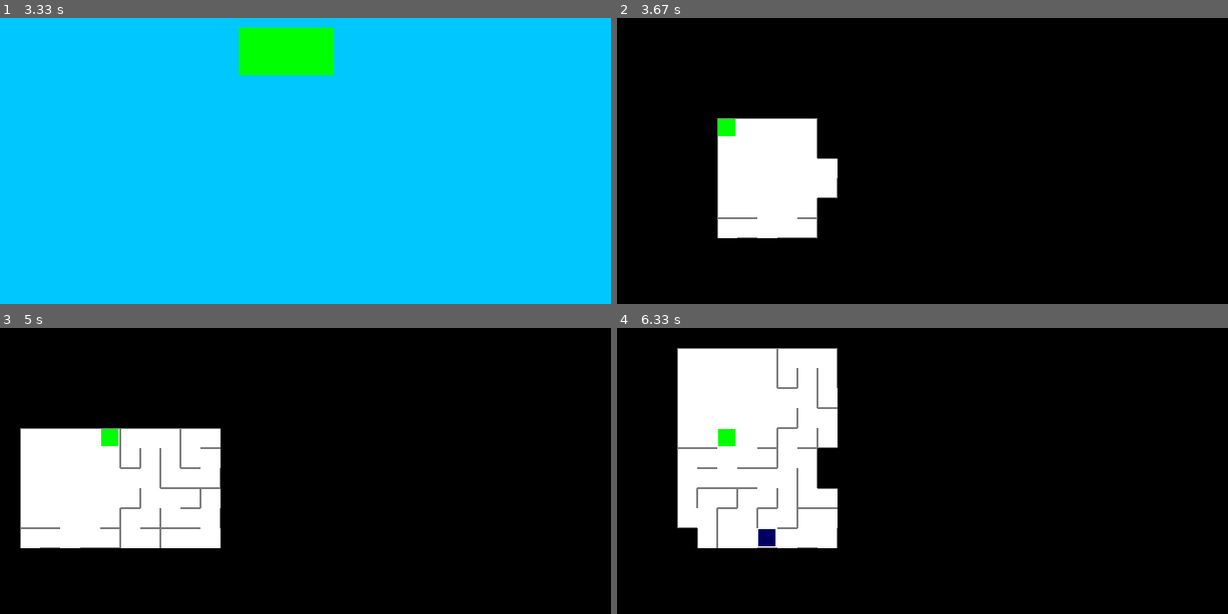
Above: before the commit, frames 1-4 (two rows, left to right).
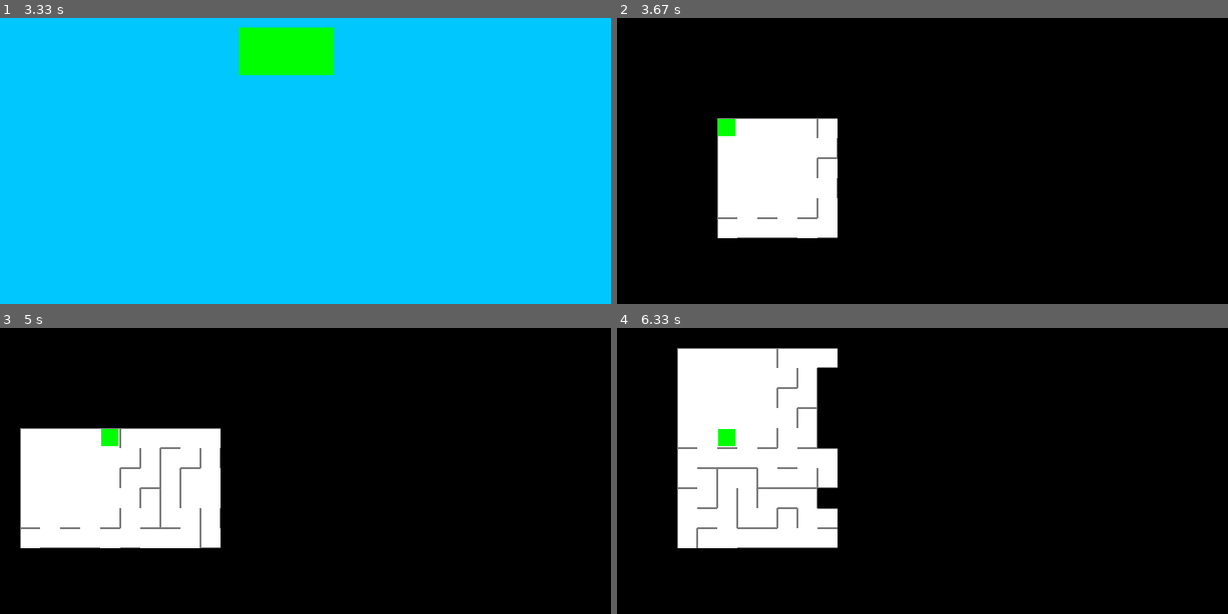
Above: after the commit, the same moments.

Repository: MartinRB45534/Escape
Game: pygame game, started from testsouris.py
The game is run twice, just before and just after one commit, with the same random seed, the same clock (stepped at 60 frames per second) and the same inputs.
Inputs (mouse positions are in pixels of both pictures, inside the frame that each line leads up to):
- Up to frame 1 (3.33 s): no input
- Up to frame 2 (3.67 s): click (904, 52) at 3.53 s
- Up to frame 3 (5 s): tap Space at 3.8 s; hold Up 4.13-4.6 s; hold Right from 4.63 s (still down)
- Up to frame 4 (6.33 s): release Right at 5.27 s; hold Down 5.3-5.67 s; hold Left 5.7-6.17 s; hold Right from 6.2 s (still down)

Frame 1 is identical in both runs. In frame 2, 1.0% of the frame differs, in the area x 19-37%, y 35-77%; in frame 3, 0.6%; in frame 4, 2.9%, in the area x 9-37%, y 7-77%.

Commit message:
faciliation+meilleure incorporation des salles

Diff:
--- a/Generateur.py
+++ b/Generateur.py
@@ -62,8 +62,8 @@
 
         #on définit la seed de notre générateur
         #cela permet d'avoir le meme résultat
-        rdm=851353618387733257
-        print("seed ",rdm)
+        #rdm=851353618387733257
+        #print("seed ",rdm)
         random.seed(rdm)
         depart_x=1
         depart_y=1
--- a/Niveau.py
+++ b/Niveau.py
@@ -48,7 +48,10 @@
             self.CASES_X = 60
             self.CASES_Y = 60
             res = False
-            self.salles=[Patern(40,2,self.LARGEUR_CASE,self.LARGEUR_MUR)]
+            self.salles=[Patern(40,2,self.LARGEUR_CASE,self.LARGEUR_MUR,[])]
+            #on génère les entrées de manière a avoir un espace ouvert
+            self.salles[0].pre_gen_entrees_x(0,0,39)
+            self.salles[0].pre_gen_entrees_x(1,0,39)
         elif difficulté == INSANE :
             self.CASES_X = 100
             self.CASES_Y = 100
--- a/Patern.py
+++ b/Patern.py
@@ -7,6 +7,32 @@
         self.largeur=largeur
         self.matrice_cases = [[Case(tailleCase,tailleMur) for i in range(hauteur)]for i in range(largeur)]
         self.entrees=entrees
+    def pre_gen_entrees_x(self,colonne,depart_x,arrivee_x):
+        """
+        Fonction qui facilite la génération des entrées sur une ligne
+        Entrées:
+            -la colonne sur laquelle on veut générée les entrées
+            -la première en x des entrées générées
+            -la dernière en x des entrées générées
+        Sorties:
+            Rien
+        """
+        for x in range(depart_x,arrivee_x+1):
+            self.entrees.append([x,colonne])
+    def pre_gen_entrees_y(self,ligne,depart_y,arrivee_y):
+        """
+        Fonction qui facilite la génération des entrées sur une colonne
+        Entrées:
+            -la ligne sur laquelle on veut générée les entrées
+            -la première en y des entrées générées
+            -la dernière en y des entrées générées
+        Sorties:
+            Rien
+        """
+        for y in range(depart_y,arrivee_y+1):
+            self.entrees.append([ligne,y])
+
+
     def pre_generation(self,coordonnee_x,coordonnee_y,matrice_lab):
         """
         Fonction qui prend en entrée:
@@ -40,7 +66,7 @@
         #on ne doit générer que les cases au bords
         #plus précisement on doit empêcher le générateur d'y toucher
         if not(self.case_est_une_entree(x,y)) and self.case_au_bord(x,y):
-            self.pre_generation_case_bord(x,y)
+            self.incorpotation_case(x,y)
     def post_generation_case(self,x,y):
         """
         Fonction qui prend en entrée:
@@ -48,7 +74,7 @@
             et casse les murs les murs en fonction de sa position
         """
         if not(self.case_au_bord(x,y)) or self.case_est_une_entree(x,y):
-            self.clear_case(x,y)
+            self.incorpotation_case(x,y)
 
     def case_est_une_entree(self,x,y):
         """
@@ -77,7 +103,7 @@
         for i in range(0,4):
             self.matrice_cases[x][y].casser_mur(i)
 
-    def pre_generation_case_bord(self,x,y):
+    def incorpotation_case(self,x,y):
         """
         Fonction qui prend en entrée:
             les coordonnées de la case
--- a/test_pygame.py
+++ b/test_pygame.py
@@ -2,7 +2,7 @@
 from Niveau import *
 from Constantes import *
 
-difficulté = AVERAGE
+difficulté = HARD
 #mode affichage peut valoir voir_tout, parcours_en_profondeur ou aveugle. A gérer dans le menu ?
 mode_affichage = distance_max
 
